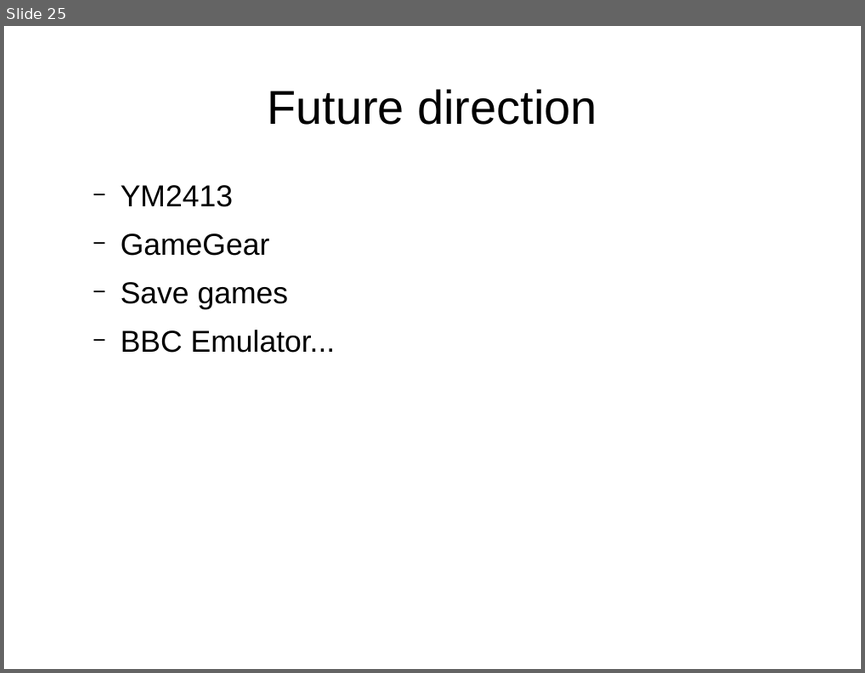
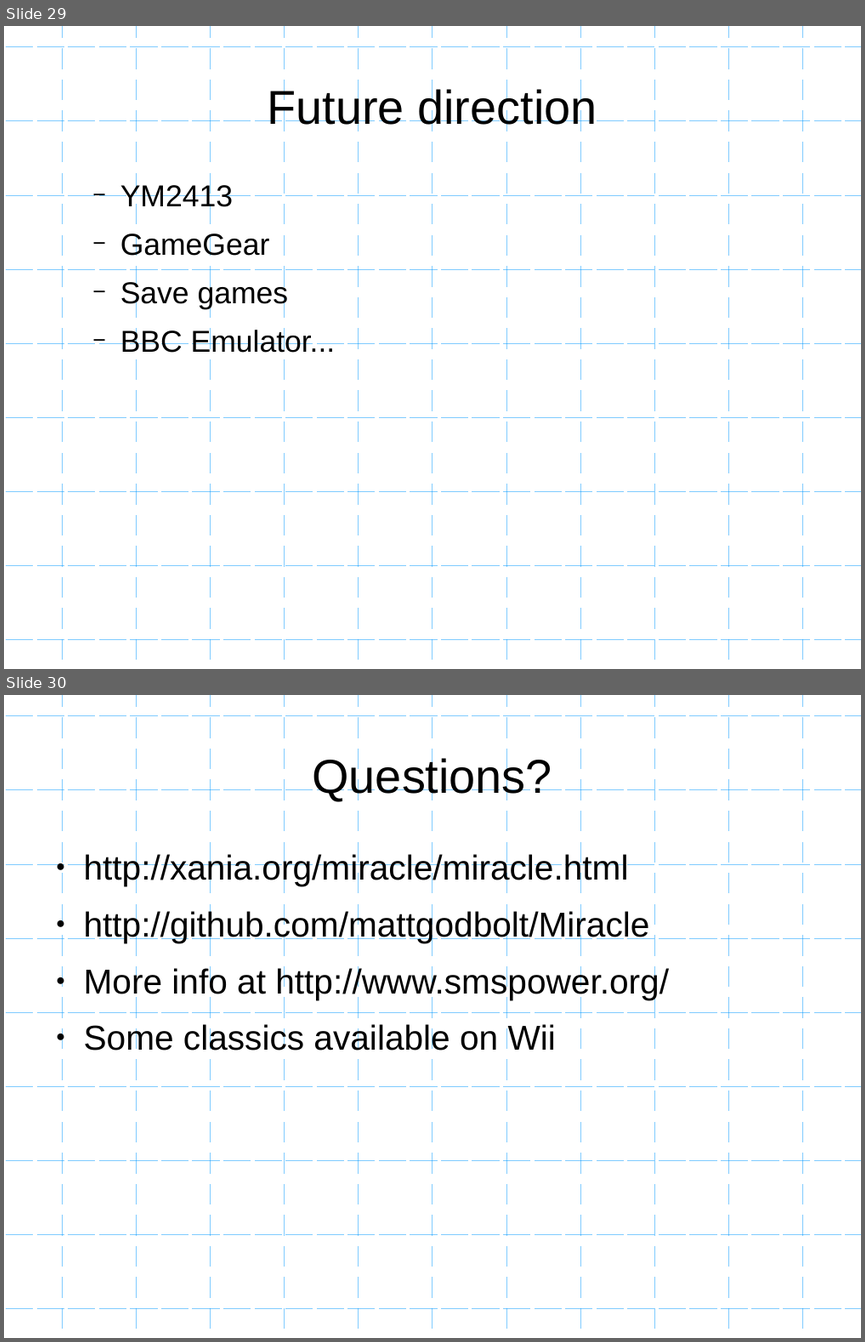
Before and after one commit to mattgodbolt/miracle-sms-emulator, a slide deck: emulating.odp. Shown one above the other, each under a label of ours: slide 25 before the commit, slides 29 and 30 after it. The pictures are 865x673 and 865x1342 pixels, drawn with LibreOffice and Linux fonts; fonts in the diff are those of the drawing; background and template pictures are left out. Boxes give left, top, right and bottom in pixels: in the first picture for what was removed or moved away, otherwise in the second. Text is boxed around its words. In the diff, an @@ line names an element or a change of style, - is before the commit and + after.

```diff
--- a/emulating.odp
+++ b/emulating.odp
@@ slide 30 added at <box>4,695,861,1338</box>, background #FFFFFF; not listed: 2 template elements that a slide beside it also shows @@
@@ title added at <box>312,755,551,801</box>, 44 pt, text #000000 @@
+Questions?
@@ text added at <box>84,852,669,1050</box>, 32 pt, text #000000 @@
+● http://xania.org/miracle/miracle.html
+● http://github.com/mattgodbolt/Miracle
+● More info at http://www.smspower.org/
+● Some classics available on Wii
@@ what was slide 25 is now slide 29 @@
@@ slide 29 changed as well @@
@@ freeform shape added at <box>4,47,861,640</box>, outline #0099FF 0 pt @@
@@ freeform shape added at <box>63,26,803,665</box>, outline #0099FF 0 pt @@
```
Also in this commit, not shown: 24 other slides changed, 5 other slides added, 5 other files.
